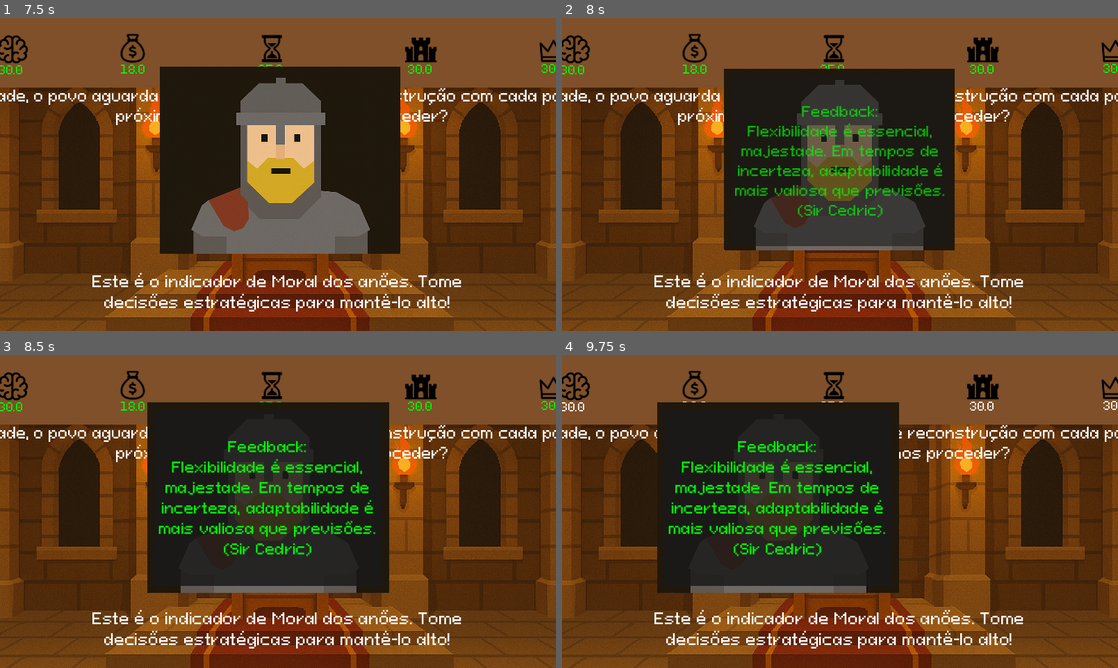
Above: before the commit, frames 1-4 (two rows, left to right).
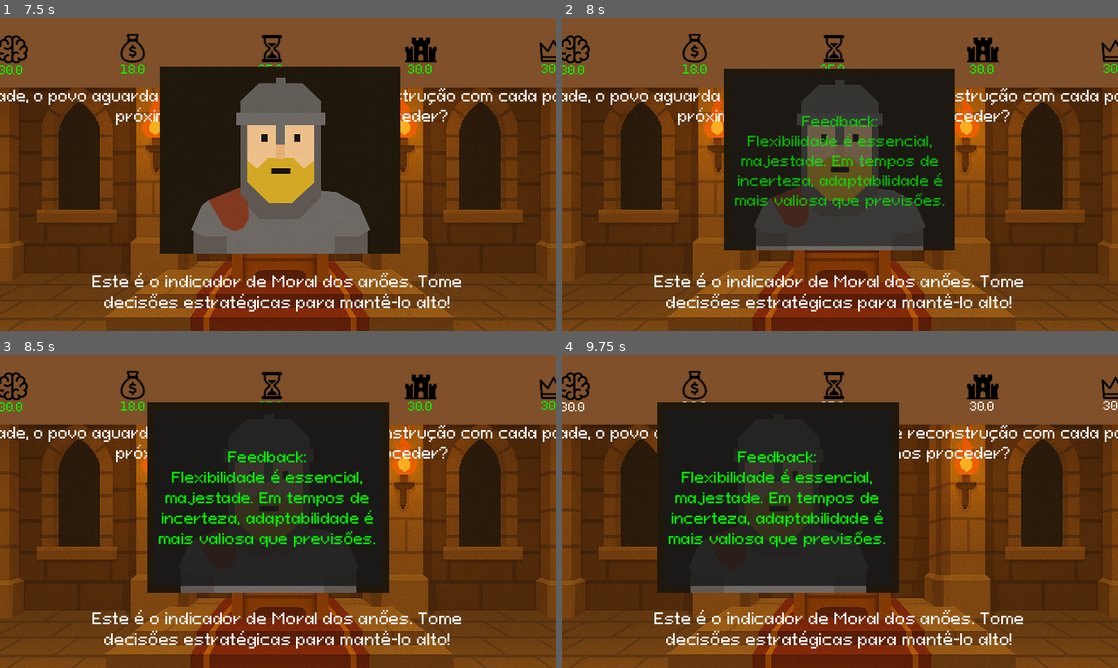
Above: after the commit, the same moments.

Repository: JulioDomanski/TCC
Game: Godot game, scene res://scenes/Main.tscn
Two runs of this game, one before a commit and one after it. Both use one fixed random seed, a clock stepped at 60 frames per second and the inputs below. This scene is started directly instead of the project's main scene. Sound files missing from this copy of the repository are replaced by a short silence.
Inputs (mouse positions are in pixels of both pictures, inside the frame that each line leads up to):
- Up to frame 1 (7.5 s): drag from (266, 165) to (333, 105) at 0.52 s; drag from (444, 221) to (250, 237) at 1.27 s; move the mouse to (111, 127) at 2.02 s; click (111, 127) at 2.17 s; drag from (305, 174) to (111, 127) at 2.77 s; tap Enter at 3.5, 6.5 s; move the mouse to (194, 96) at 3.52 s; click (194, 96) at 3.67 s; click "Pular Tutorial" at 4.25 s; drag from (400, 158) to (194, 96) at 5.02 s; tap Space at 5.75 s; move the mouse to (166, 190) at 5.77 s; click (166, 190) at 5.92 s; drag from (333, 105) to (166, 190) at 6.52 s; move the mouse to (250, 237) at 7.27 s; click (250, 237) at 7.42 s
- Up to frame 2 (8 s): no input
- Up to frame 3 (8.5 s): drag from (261, 502) to (250, 574) at 8.02 s
- Up to frame 4 (9.75 s): move the mouse to (673, 464) at 8.77 s; click (673, 464) at 8.92 s; drag from (867, 511) to (673, 464) at 9.52 s

Frame 1 is identical in both runs. In frame 2, 5.1% of the frame differs, in the area x 31-69%, y 28-64%; in frame 3, 5.9%, in the area x 28-68%, y 27-65%; in frame 4, 5.9%.

Commit message:
fix: arrumando nome guilda dos anoes e tirando nome no feedback

Diff:
--- a/data/cards.json
+++ b/data/cards.json
@@ -9,8 +9,8 @@
 	"right_effects": { "moral": -20, "resources": -2, "time": -15, "trust": -20, "progress": -15 },
 	"correct_answer": "left",
 	"feedback": {
-	  "left": "Flexibilidade é essencial, majestade. Em tempos de incerteza, adaptabilidade é mais valiosa que previsões. (Sir Cedric)",
-	  "right": "Planos imutáveis são frágeis diante do caos. O reino precisa de ritmo, não rigidez. (Sir Cedric)"
+	  "left": "Flexibilidade é essencial, majestade. Em tempos de incerteza, adaptabilidade é mais valiosa que previsões.",
+	  "right": "Planos imutáveis são frágeis diante do caos. O reino precisa de ritmo, não rigidez."
 	}
   },
   {
@@ -23,8 +23,8 @@
 	"right_effects": { "moral": 10, "resources": 0, "time": 5, "trust": 10, "progress": 10 },
 	"correct_answer": "right",
 	"feedback": {
-	  "left": "Ordens cegas não constroem equipes fortes. Liderança exige escuta e alinhamento. (Sir Cedric)",
-	  "right": "Excelente, Sire! Planejamentos colaborativos aumentam engajamento e reduzem erros. (Sir Cedric)"
+	  "left": "Ordens cegas não constroem equipes fortes. Liderança exige escuta e alinhamento.",
+	  "right": "Excelente, Sire! Planejamentos colaborativos aumentam engajamento e reduzem erros."
 	}
   },
   {
@@ -37,8 +37,8 @@
 	"right_effects": { "moral": -25, "resources": 0, "time": -10, "trust": -15, "progress": -10 },
 	"correct_answer": "left",
 	"feedback": {
-	  "left": "Transparência constrói confiança. Adaptar-se não é fraqueza, é inteligência. (Lady Elara)",
-	  "right": "Trabalhar no escuro mina a motivação. O povo precisa de propósito, não apenas tarefas. (Lady Elara)"
+	  "left": "Transparência constrói confiança. Adaptar-se não é fraqueza, é inteligência.",
+	  "right": "Trabalhar no escuro mina a motivação. O povo precisa de propósito, não apenas tarefas."
 	}
   },
   {
@@ -51,8 +51,8 @@
 	"right_effects": { "moral": 10, "resources": 0, "time": 5, "trust": 10, "progress": 10 },
 	"correct_answer": "right",
 	"feedback": {
-	  "left": "Esperar demais pode paralisar o progresso e desmotivar os construtores. (Guilda dos Anões)",
-	  "right": "Trabalhar com entregas incrementais nos permite avançar com segurança. (Guilda dos Anões)"
+	  "left": "Esperar demais pode paralisar o progresso e desmotivar os construtores.",
+	  "right": "Trabalhar com entregas incrementais nos permite avançar com segurança."
 	}
   },
   {
@@ -65,8 +65,8 @@
 	"right_effects": { "moral": 5, "resources": 0, "time": 5, "trust": 10, "progress": 5 },
 	"correct_answer": "right",
 	"feedback": {
-	  "left": "Prometer o impossível só trará decepções e desconfiança. (Rainha Stakeholdina)",
-	  "right": "Promessas realistas baseadas em ciclos geram mais confiança a longo prazo. (Rainha Stakeholdina)"
+	  "left": "Prometer o impossível só trará decepções e desconfiança.",
+	  "right": "Promessas realistas baseadas em ciclos geram mais confiança a longo prazo."
 	}
   },
   {
@@ -79,8 +79,8 @@
 	"right_effects": { "moral": -15, "resources": 0, "time": 5, "trust": -15, "progress": -10 },
 	"correct_answer": "left",
 	"feedback": {
-	  "left": "Aprender com a experiência fortalece as próximas decisões. (Sir Cedric)",
-	  "right": "Ignorar lições nos condena a repetir erros. (Sir Cedric)"
+	  "left": "Aprender com a experiência fortalece as próximas decisões.",
+	  "right": "Ignorar lições nos condena a repetir erros."
 	}
   },
   {
@@ -93,8 +93,8 @@
 	"right_effects": { "moral": 10, "resources": -2, "time": -2, "trust": 10, "progress": 10 },
 	"correct_answer": "right",
 	"feedback": {
-	  "left": "Insistir em planos engessados afasta o time das necessidades reais. (Lady Elara)",
-	  "right": "Priorizar com base no valor entregue é essencial para reconstruir com impacto. (Lady Elara)"
+	  "left": "Insistir em planos engessados afasta o time das necessidades reais.",
+	  "right": "Priorizar com base no valor entregue é essencial para reconstruir com impacto."
 	}
   },
   {
@@ -107,8 +107,8 @@
 	"right_effects": { "moral": -15, "resources": 0, "time": -10, "trust": -15, "progress": -10 },
 	"correct_answer": "left",
 	"feedback": {
-	  "left": "Equipes auto-organizadas são mais ágeis e comprometidas com o sucesso. (Guilda dos Anões)",
-	  "right": "Centralizar tudo sobrecarrega a liderança e desmotiva a equipe. (Guilda dos Anões)"
+	  "left": "Equipes auto-organizadas são mais ágeis e comprometidas com o sucesso.",
+	  "right": "Centralizar tudo sobrecarrega a liderança e desmotiva a equipe."
 	}
   },
   {
@@ -121,8 +121,8 @@
 	"right_effects": { "moral": -20, "resources": 0, "time": -10, "trust": -20, "progress": -10 },
 	"correct_answer": "left",
 	"feedback": {
-	  "left": "Alinhamento com stakeholders é essencial para evitar desperdícios. (Rainha Stakeholdina)",
-	  "right": "Aceitar tudo sem planejamento gera caos e sobrecarga. (Rainha Stakeholdina)"
+	  "left": "Alinhamento com stakeholders é essencial para evitar desperdícios.",
+	  "right": "Aceitar tudo sem planejamento gera caos e sobrecarga."
 	}
   },
   {
@@ -135,8 +135,8 @@
 	"right_effects": { "moral": 10, "resources": 0, "time": 5, "trust": 10, "progress": 5 },
 	"correct_answer": "right",
 	"feedback": {
-	  "left": "Excesso de burocracia retarda o progresso e desvia o foco. (Sir Cedric)",
-	  "right": "Documentação leve e útil favorece a comunicação sem atrasar entregas. (Sir Cedric)"
+	  "left": "Excesso de burocracia retarda o progresso e desvia o foco.",
+	  "right": "Documentação leve e útil favorece a comunicação sem atrasar entregas."
 	}
   }
 ]
--- a/scripts/Intro.gd
+++ b/scripts/Intro.gd
@@ -24,7 +24,7 @@
 		"descricao": "Estrategista da corte, visionária e defensora da entrega contínua de valor."
 	},
 	{
-		"nome": "Guilda dos Anoes",
+		"nome": "Guilda dos Anões",
 		"imagem": "res://assets/personagemIntro/Anoes.png",
 		"descricao": "Trabalhadores do reino, fortes, mas desorganizados sem liderança."
 	},
